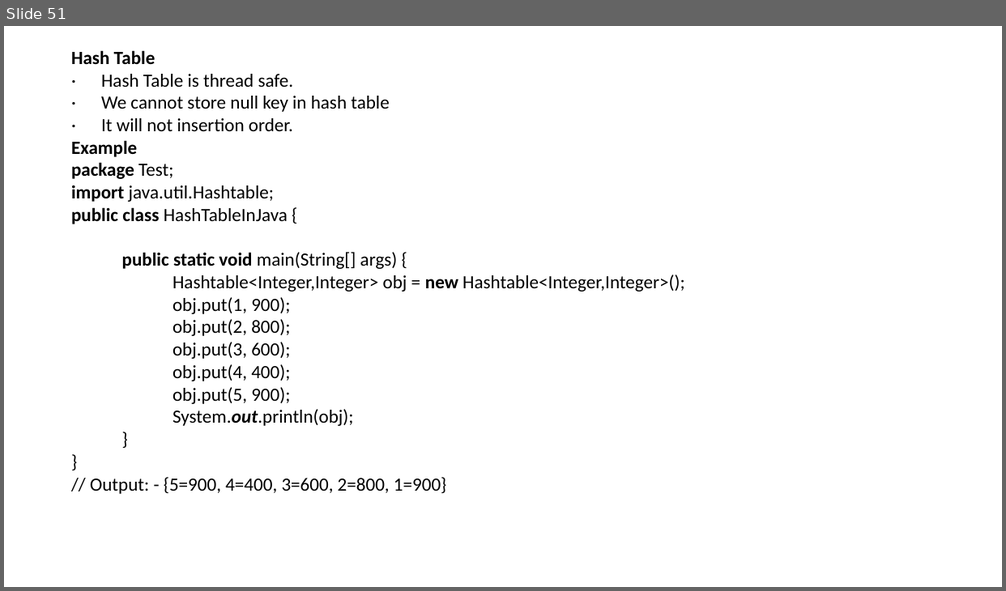
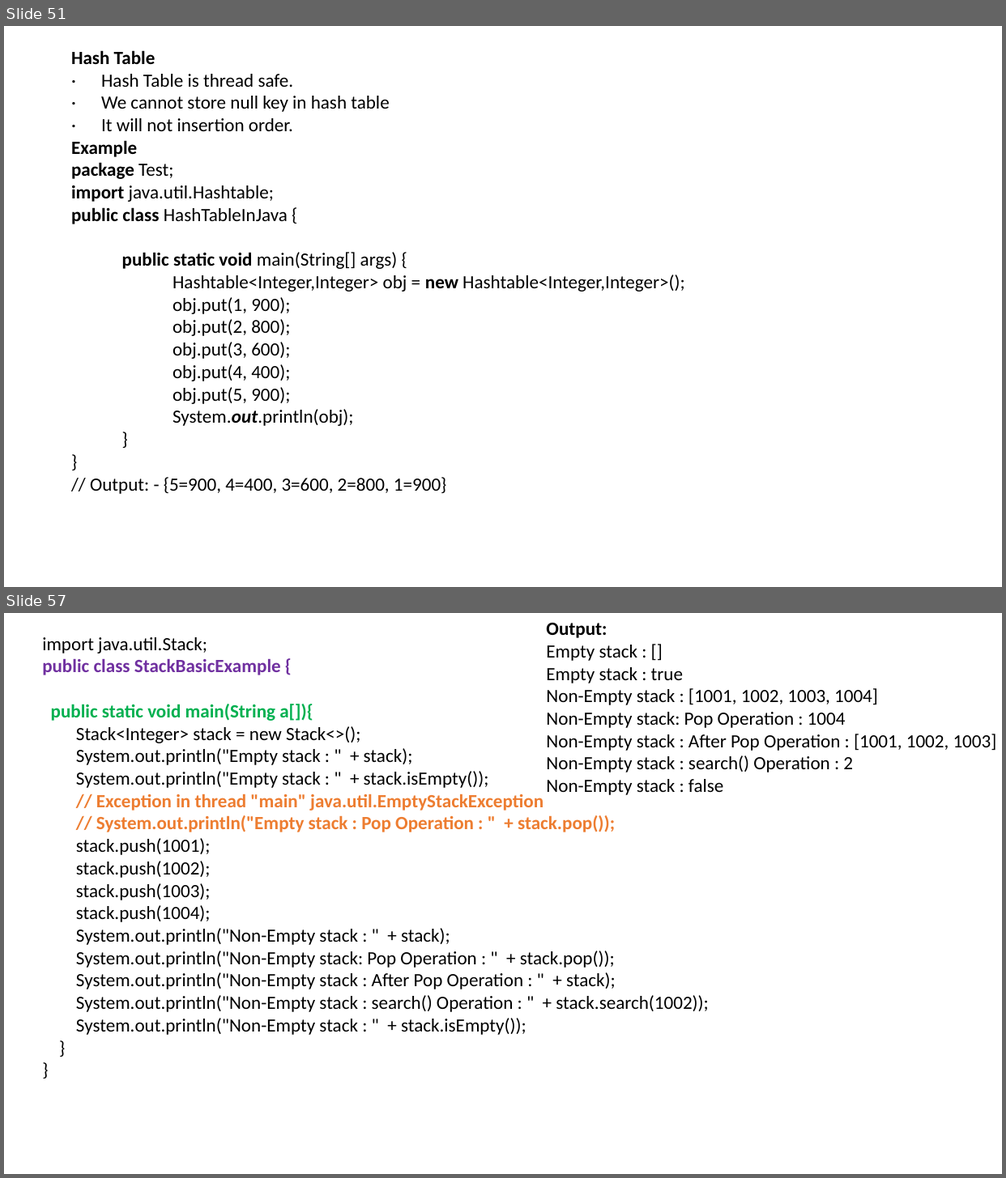
Before and after one commit to LearnByBhanuPratap/seleniumBasic, a slide deck: src/main/java/Core Java.pptx. Shown one above the other, each under a label of ours: slide 51 before the commit, slides 51 and 57 after it; the slides between them are not shown. The pictures are 1006x591 and 1006x1178 pixels, drawn with LibreOffice and Linux fonts; fonts in the diff are those of the drawing. Boxes give left, top, right and bottom in pixels: in the first picture for what was removed or moved away, otherwise in the second. Text is boxed around its words. In the diff, an @@ line names an element or a change of style, - is before the commit and + after.

Commit message:
adding core Java

```diff
--- a/src/main/java/Core Java.pptx
+++ b/src/main/java/Core Java.pptx
@@ slide 57 added at <box>4,613,1002,1174</box>, background #FFFFFF @@
@@ text added at <box>546,623,997,795</box>, 18 pt, text #000000 @@
+Output:
+Empty stack : []
+Empty stack : true
+Non-Empty stack : [1001, 1002, 1003, 1004]
+Non-Empty stack: Pop Operation : 1004
+Non-Empty stack : After Pop Operation : [1001, 1002, 1003]
+Non-Empty stack : search() Operation : 2
+Non-Empty stack : false
@@ text added at <box>42,637,708,1035</box>, 18 pt, text #000000 @@
+import java.util.Stack;
+public class StackBasicExample {
+public static void main(String a[]){
+Stack<Integer> stack = new Stack<>();
+System.out.println("Empty stack : " + stack);
+System.out.println("Empty stack : " + stack.isEmpty());
+// Exception in thread "main" java.util.EmptyStackException
+// System.out.println("Empty stack : Pop Operation : " + stack.pop());
+stack.push(1001);
+stack.push(1002);
+stack.push(1003);
+stack.push(1004);
+System.out.println("Non-Empty stack : " + stack);
+System.out.println("Non-Empty stack: Pop Operation : " + stack.pop());
+System.out.println("Non-Empty stack : After Pop Operation : " + stack);
+System.out.println("Non-Empty stack : search() Operation : " + stack.search(1002));
+System.out.println("Non-Empty stack : " + stack.isEmpty());
+}
+}
```
Also in this commit, not shown: 17 other slides added.
